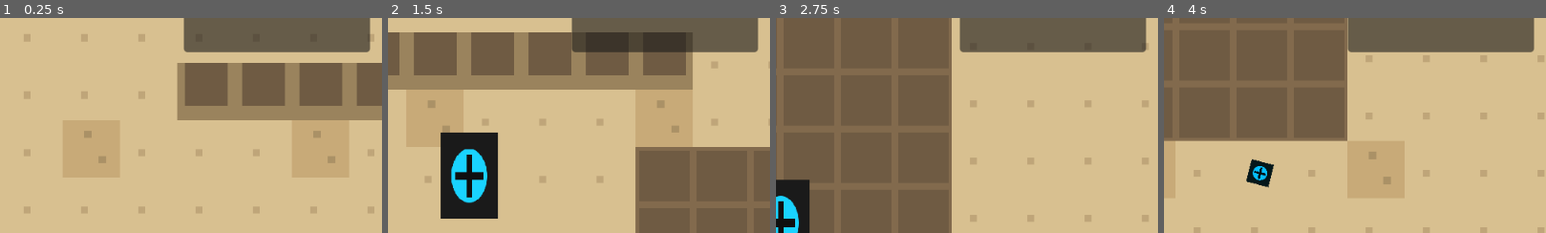
Above: before the commit, frames 1-4 (left to right).
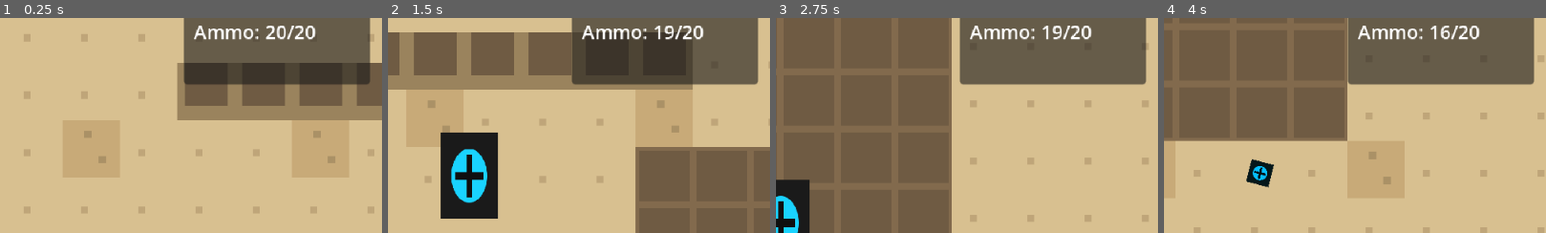
Above: after the commit, the same moments.

Repository: Barachiell/unit-7-oasis
Game: Godot game, scene res://scenes/debug/test_room.tscn
Two runs of this game, one before a commit and one after it. Both use one fixed random seed, a clock stepped at 60 frames per second and the inputs below. This scene is started directly instead of the project's main scene.
Inputs (mouse positions are % of the whole screen's width and height, from its top left):
- Up to frame 1 (0.25 s): no input
- Up to frame 2 (1.5 s): move the mouse to (72, 45) at 0.52 s; hold D (move_right) 0.53-1.28 s; hold Shift (run) 0.53-1.28 s; move the mouse to (30, 55) at 1.27 s; hold S (move_down) from 1.28 s (still down); click (30, 55) at 1.35 s
- Up to frame 3 (2.75 s): move the mouse to (60, 28) at 2.02 s; release S (move_down) at 2.03 s; hold D (move_right) from 2.03 s (still down); tap R (use_coolant) at 2.1 s
- Up to frame 4 (4 s): move the mouse to (45, 70) at 2.77 s; release D (move_right) at 2.78 s; hold W (move_up) 2.78-3.53 s; tap Shift (run) at 2.85 s; move the mouse to (80, 65) at 3.52 s; press the mouse at (80, 65) at 3.53 s; hold A (move_left) from 3.53 s (still down)
The pictures show only the part of the screen within x 50-100%, y 20-70%; the shares and areas given below are measured in that part.

The runs differ from the first frame. In frame 1, 8.6% of the frame differs, in the area x 48-97%, y 3-32%; in frame 2, 8.5%; in frame 3, 8.6%; in frame 4, 8.6%.

Commit message:
Debug UI: add temporary ammo counter in test room panel
Co-authored-by: Copilot <223556219+Copilot@users.noreply.github.com>

Diff:
--- a/scenes/debug/test_room.tscn
+++ b/scenes/debug/test_room.tscn
@@ -73,6 +73,10 @@
 layout_mode = 2
 text = "Coolant: 3"
 
+[node name="AmmoLabel" type="Label" parent="Hud/DebugPanel/MarginContainer/Rows"]
+layout_mode = 2
+text = "Ammo: 20/20"
+
 [node name="DeathLabel" type="Label" parent="Hud/DebugPanel/MarginContainer/Rows"]
 layout_mode = 2
 text = ""
--- a/scripts/debug/test_room_setup.gd
+++ b/scripts/debug/test_room_setup.gd
@@ -16,6 +16,7 @@
 @onready var stamina_ring: StaminaRing = $Hud/StaminaRing
 @onready var cells_label: Label = $Hud/DebugPanel/MarginContainer/Rows/CellsLabel
 @onready var coolant_label: Label = $Hud/DebugPanel/MarginContainer/Rows/CoolantLabel
+@onready var ammo_label: Label = $Hud/DebugPanel/MarginContainer/Rows/AmmoLabel
 @onready var death_label: Label = $Hud/DebugPanel/MarginContainer/Rows/DeathLabel
 
 func _ready() -> void:
@@ -107,9 +108,11 @@
 func _connect_player_debug_ui() -> void:
 	player.cells_changed.connect(_on_cells_changed)
 	player.coolant_changed.connect(_on_coolant_changed)
+	player.ammo_changed.connect(_on_ammo_changed)
 	player.player_died.connect(_on_player_died)
 	_on_cells_changed(player.current_cells, player.max_cells)
 	_on_coolant_changed(player.coolant_count)
+	_on_ammo_changed(player.current_ammo, player.max_ammo)
 
 func _on_cells_changed(current: int, maximum: int) -> void:
 	cells_label.text = "Cells: %d/%d" % [current, maximum]
@@ -119,5 +122,8 @@
 func _on_coolant_changed(current: int) -> void:
 	coolant_label.text = "Coolant: %d" % current
 
+func _on_ammo_changed(current: int, maximum: int) -> void:
+	ammo_label.text = "Ammo: %d/%d" % [current, maximum]
+
 func _on_player_died() -> void:
 	death_label.text = "SYSTEM FAILURE"
